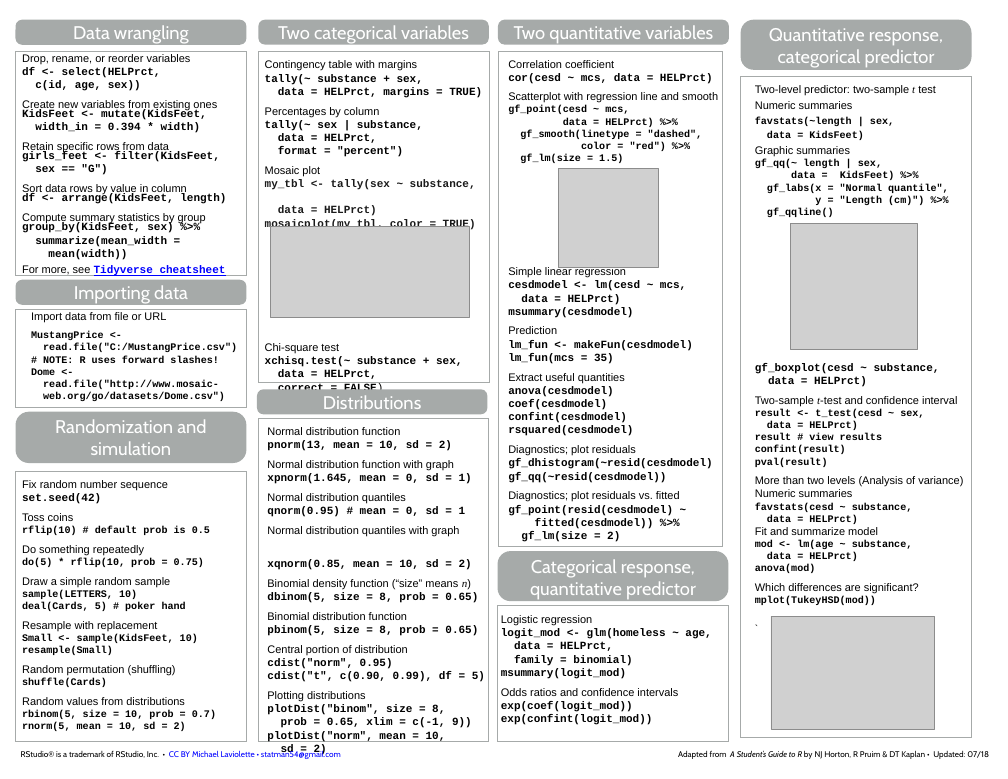
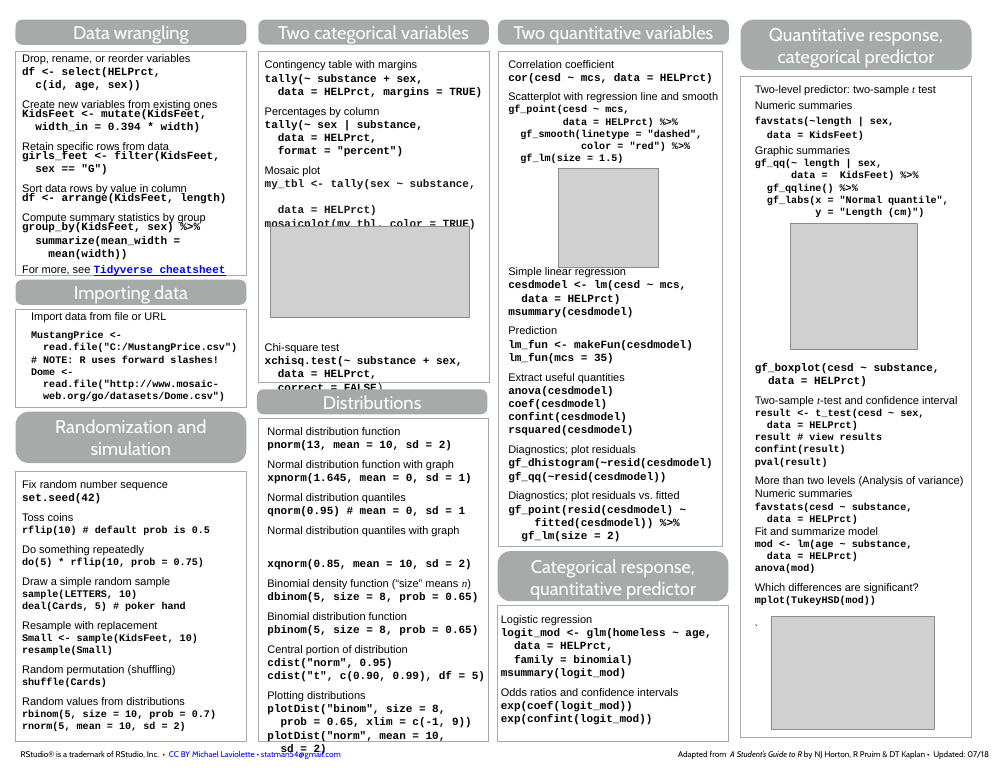
Before and after one commit to mlaviolet/Mosaic-cheatsheets, a slide deck: slide 2 of mosaic-cheatsheet-gf.pptx. Drawn at 1008x779 pixels with LibreOffice and Linux fonts; fonts in the diff are those of the drawing; grey boxes stand for pictures. Boxes give left, top, right and bottom in pixels: in the first picture for what was removed or moved away, otherwise in the second. Text is boxed around its words. In the diff, an @@ line names an element or a change of style, - is before the commit and + after.

```diff
--- a/mosaic-cheatsheet-gf.pptx
+++ b/mosaic-cheatsheet-gf.pptx
@@ text in rectangle at [767, 184, 834, 193]: paragraph added @@
+gf_qqline() %>%
@@ text in rectangle at [815, 208, 924, 217]: text changed @@
-y = "Length (cm)") %>%
-gf_qqline()
+y = "Length (cm)")
```
Also in this commit, not shown: 1 other file.
